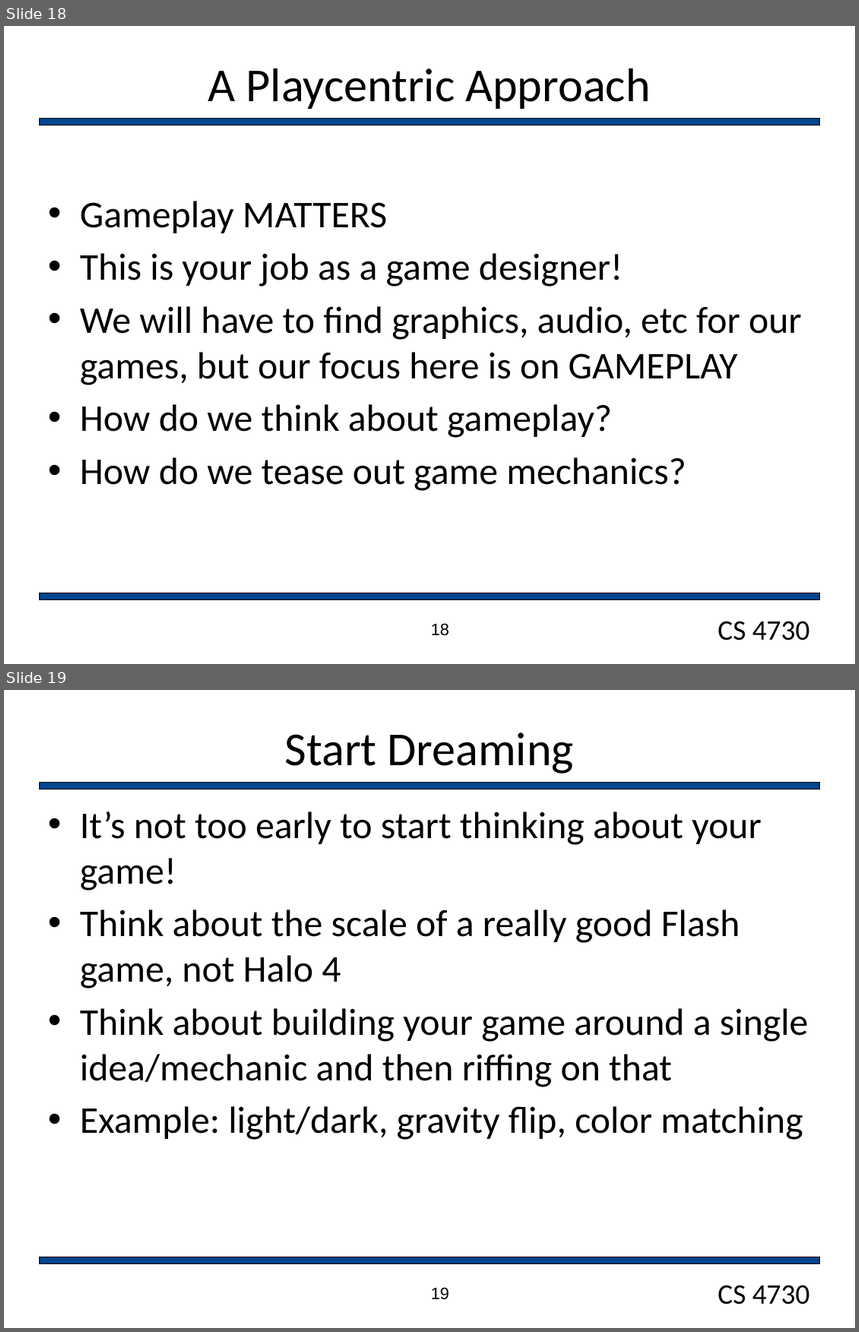
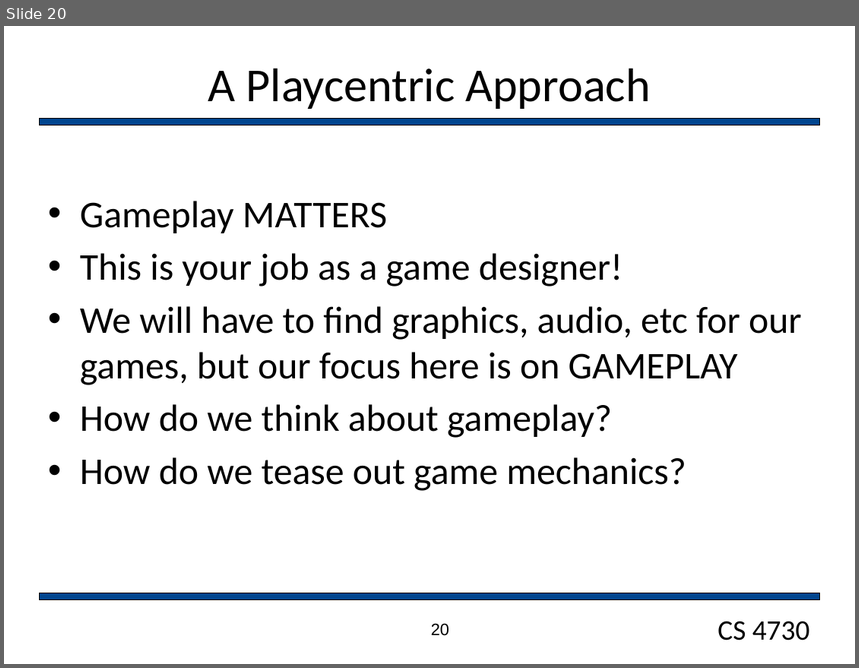
Before and after one commit to markfloryan/gamedesign, a slide deck: slides/WhatIsAGame.pptx. Shown one above the other, each under a label of ours: slides 18 and 19 before the commit, slide 20 after it. The pictures are 859x1332 and 859x668 pixels, drawn with LibreOffice and Linux fonts; fonts in the diff are those of the drawing; background and template pictures are left out. Boxes give left, top, right and bottom in pixels: in the first picture for what was removed or moved away, otherwise in the second. Text is boxed around its words. In the diff, an @@ line names an element or a change of style, - is before the commit and + after.

```diff
--- a/slides/WhatIsAGame.pptx
+++ b/slides/WhatIsAGame.pptx
@@ slide 19 removed at (4,690,855,1328), background #FFFFFF; not listed: 3 template elements that a slide beside it also shows @@
@@ title removed at (285,733,575,774) @@
-Start Dreaming
@@ text removed at (80,812,809,1140) @@
-• It’s not too early to start thinking about your game!
-• Think about the scale of a really good Flash game, not Halo 4
-• Think about building your game around a single idea/mechanic and then riffing on that
-• Example: light/dark, gravity flip, color matching
@@ page number removed at (431,1287,449,1300) @@
-19
@@ what was slide 18 is now slide 20 @@
@@ page number at (431,623,449,636): text changed @@
-18
+20
```
Also in this commit, not shown: 1 slide changed, 2 slides added, 6 other files.
